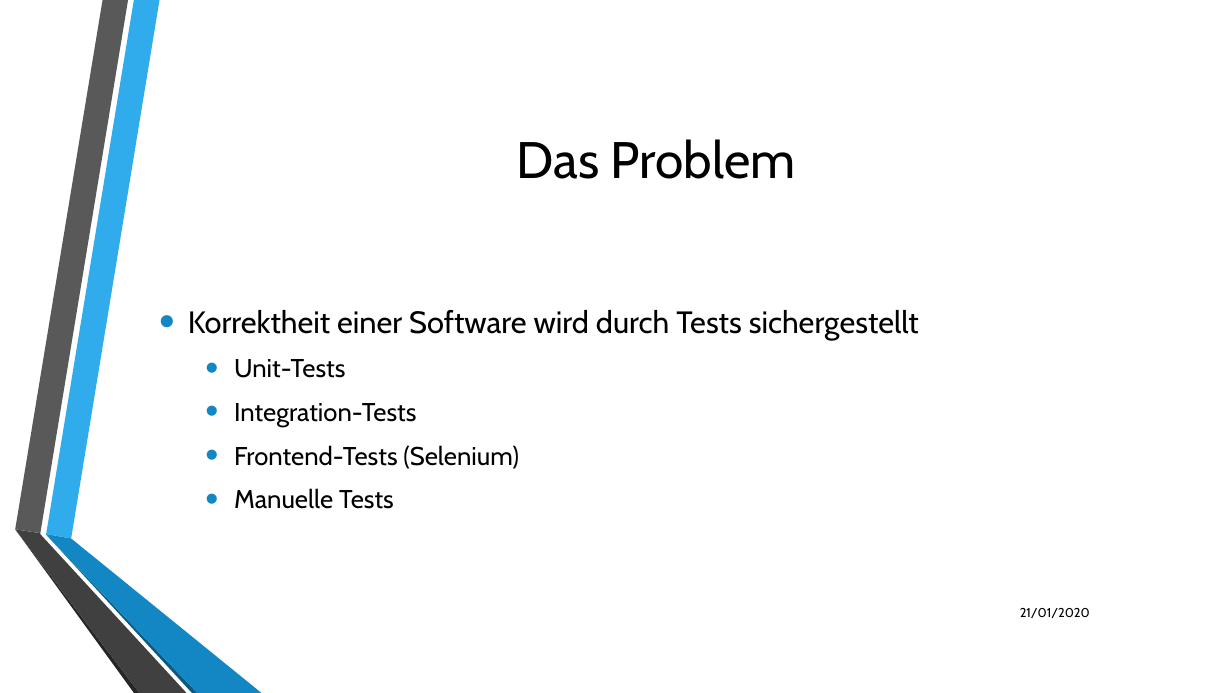
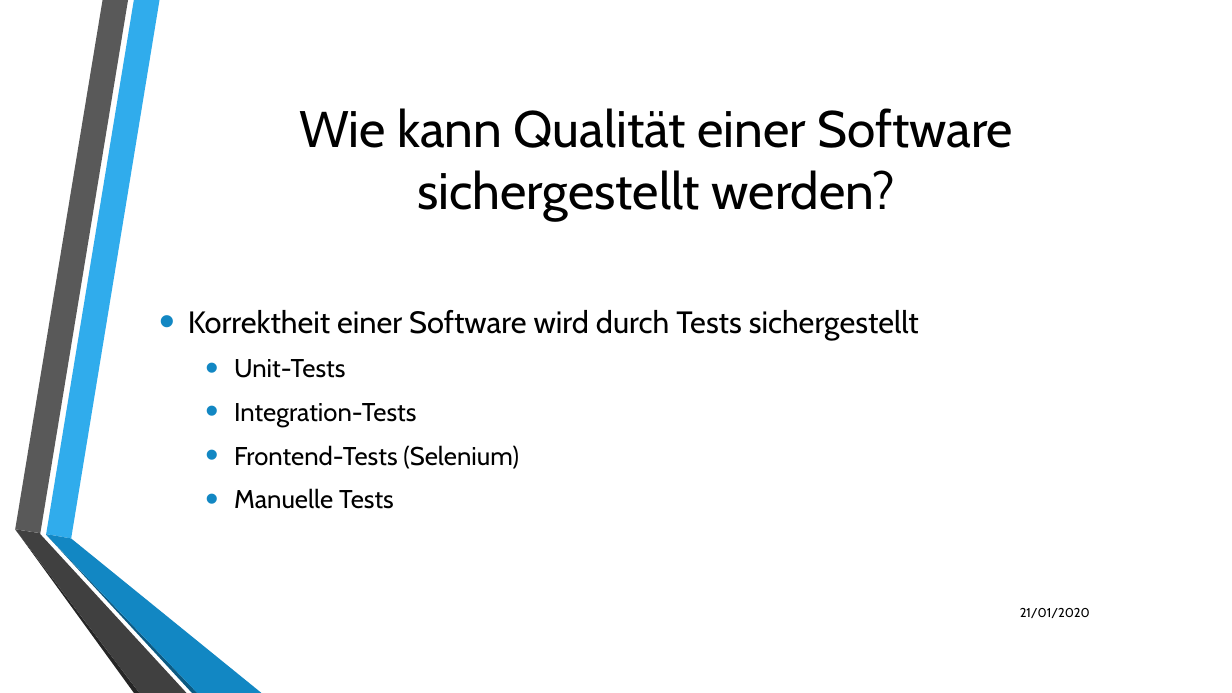
Before and after one commit to LukasKiederle/seminar-coq, a slide deck: slide 2 of final-presentation.odp. Drawn at 1232x693 pixels with LibreOffice and Linux fonts; fonts in the diff are those of the drawing; background and template pictures are left out. Boxes give left, top, right and bottom in pixels: in the first picture for what was removed or moved away, otherwise in the second. Text is boxed around its words. In the diff, an @@ line names an element or a change of style, - is before the commit and + after.

```diff
--- a/final-presentation.odp
+++ b/final-presentation.odp
@@ text at (299, 108, 1013, 220): text changed @@
-Das Problem
+Wie kann Qualität einer Software sichergestellt werden?
```
Also in this commit, not shown: 5 other slides changed, 1 slide added.
